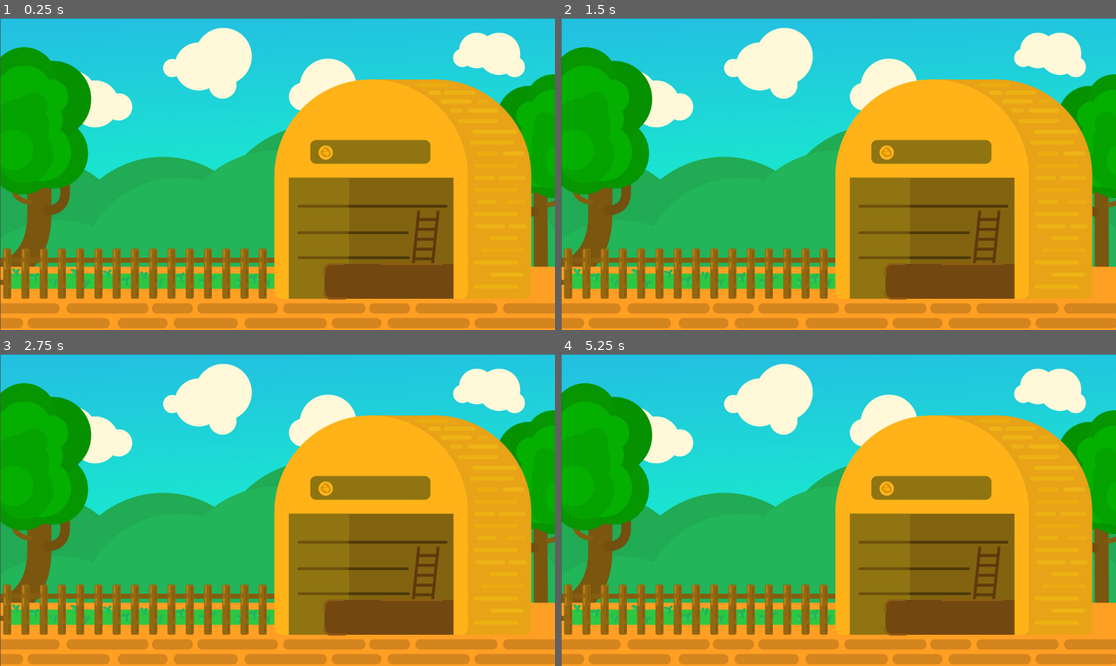
Above: before the commit, frames 1-4 (two rows, left to right).
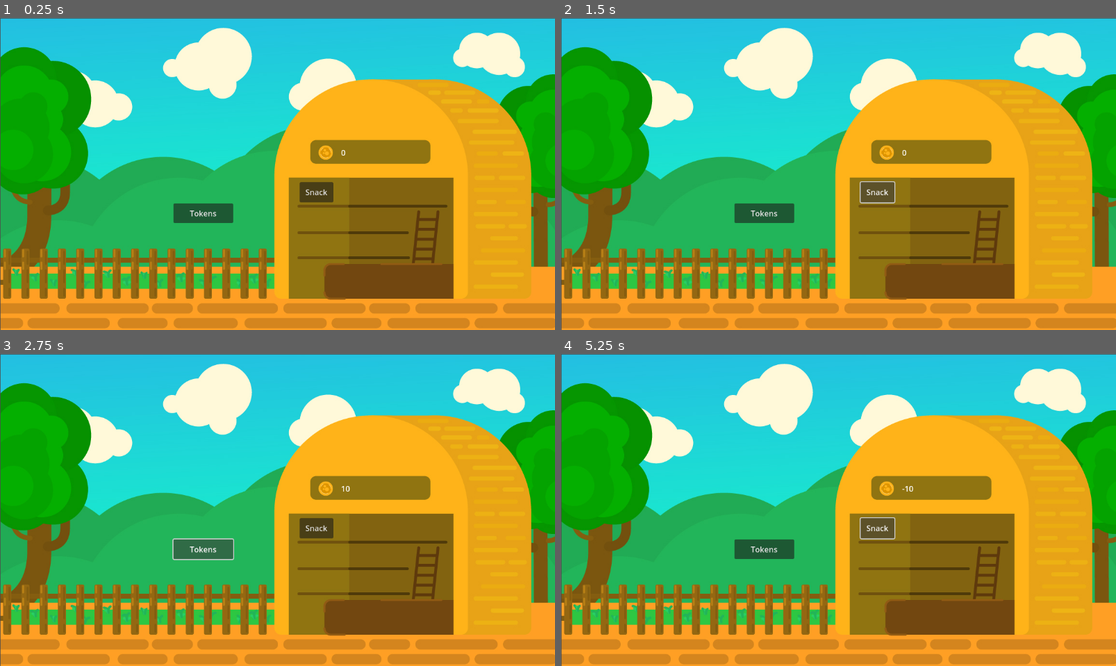
Above: after the commit, the same moments.

Repository: vuton1/Tokenspel
Game: Godot game, scene res://main.tscn
Two runs of this game, one before a commit and one after it. Both use one fixed random seed, a clock stepped at 60 frames per second and the inputs below.
Inputs (mouse positions are in pixels of both pictures, inside the frame that each line leads up to):
- Up to frame 1 (0.25 s): no input
- Up to frame 2 (1.5 s): click (766, 214) at 0.5 s, where only the run after the commit has a clickable "Tokens"; click (877, 192) at 1.25 s, where only the run after the commit has a clickable "Snack"
- Up to frame 3 (2.75 s): click (205, 550) at 2 s, where only the run after the commit has a clickable "Tokens"
- Up to frame 4 (5.25 s): click (877, 528) at 2.75 s, where only the run after the commit has a clickable "Snack"; click (766, 550) at 3.5 s, where only the run after the commit has a clickable "Tokens"; click (877, 528) at 4.25 s, where only the run after the commit has a clickable "Snack"; tap Enter at 5 s

The runs differ from the first frame. In frame 1, 1.1% of the frame differs, in the area x 31-63%, y 42-66%; in frame 2, 1.1%; in frame 3, 1.2%, in the area x 31-64%, y 42-67%; in frame 4, 1.2%.

Commit message:
Second commit

Diff:
--- /dev/null
+++ b/UI.gd
@@ -0,0 +1,22 @@
+extends Node2D
+
+var tokens = 0
+
+var token_label
+var add_token_button
+var shop_button
+
+func _ready():
+	token_label = get_node("TokenLabel")
+	update_token_label()
+
+func update_token_label():
+	token_label.text = "%d" % tokens
+
+func _on_add_token_button_pressed():
+	tokens += 10
+	update_token_label()
+
+func _on_shop_button_pressed():
+	tokens -= 10
+	update_token_label()
--- a/main.tscn
+++ b/main.tscn
@@ -1,9 +1,35 @@
-[gd_scene load_steps=2 format=3 uid="uid://clx84grb420ar"]
+[gd_scene load_steps=3 format=3 uid="uid://clx84grb420ar"]
 
+[ext_resource type="Script" path="res://UI.gd" id="1_he5e8"]
 [ext_resource type="Texture2D" uid="uid://0jslu56b8sd2" path="res://Achtergrond-100.jpg" id="1_j81ks"]
 
 [node name="Node2D" type="Node2D"]
+script = ExtResource("1_he5e8")
 
 [node name="Sprite2D" type="Sprite2D" parent="."]
 position = Vector2(577, 325)
 texture = ExtResource("1_j81ks")
+
+[node name="TokenLabel" type="Label" parent="."]
+offset_left = 708.0
+offset_top = 268.0
+offset_right = 748.0
+offset_bottom = 291.0
+text = "0"
+
+[node name="add_token_button" type="Button" parent="."]
+offset_left = 360.0
+offset_top = 385.0
+offset_right = 484.0
+offset_bottom = 426.0
+text = "Tokens"
+
+[node name="shop_button" type="Button" parent="."]
+offset_left = 622.0
+offset_top = 341.0
+offset_right = 692.0
+offset_bottom = 383.0
+text = "Snack"
+
+[connection signal="pressed" from="add_token_button" to="." method="_on_add_token_button_pressed"]
+[connection signal="pressed" from="shop_button" to="." method="_on_shop_button_pressed"]
